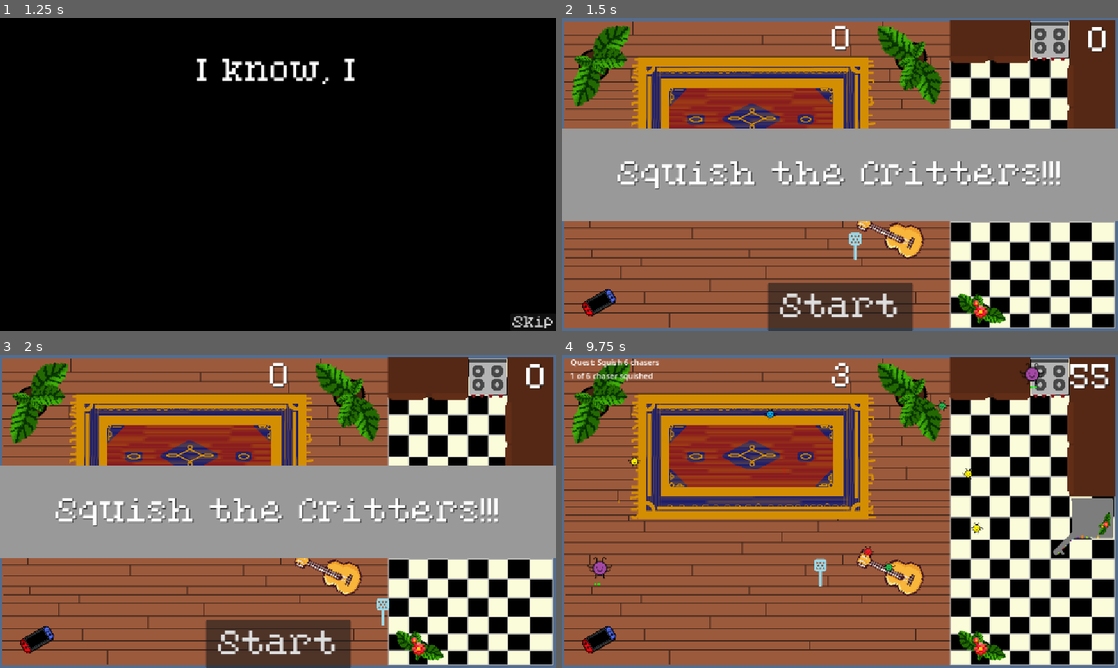
Above: before the commit, frames 1-4 (two rows, left to right).
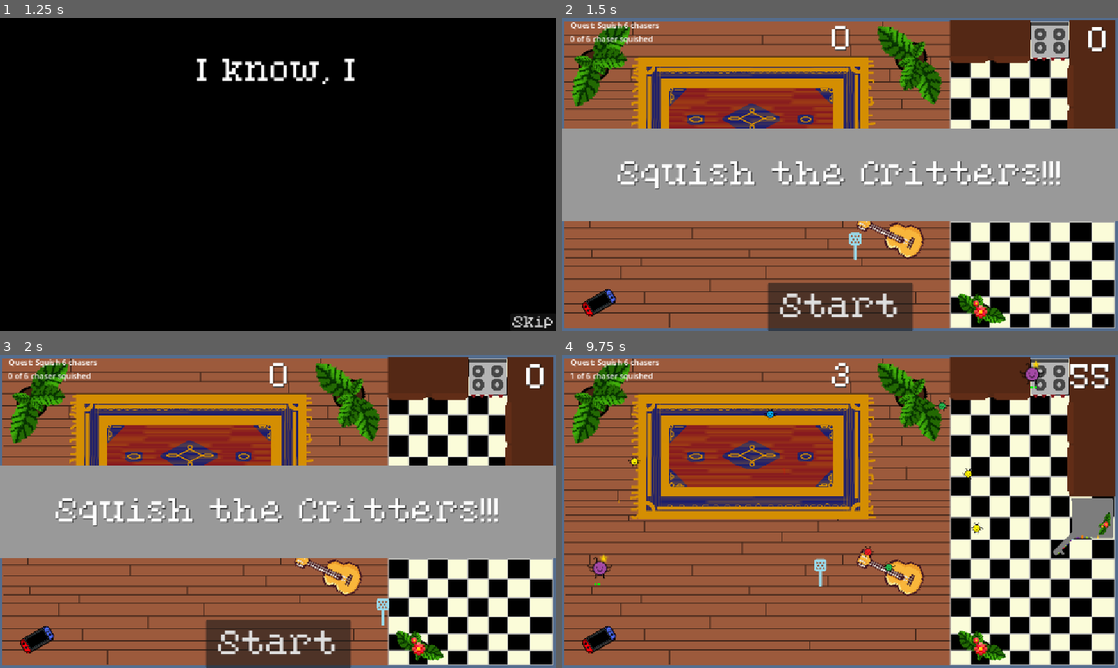
Above: after the commit, the same moments.

Repository: Evenwood/godotgamejame84
Game: Godot game, scene res://gui/title.tscn
Two runs of this game, one before a commit and one after it. Both use one fixed random seed, a clock stepped at 60 frames per second and the inputs below.
Inputs (mouse positions are in pixels of both pictures, inside the frame that each line leads up to):
- Up to frame 1 (1.25 s): click "Start" at 0.5 s
- Up to frame 2 (1.5 s): click "Skip" at 1.25 s
- Up to frame 3 (2 s): no input
- Up to frame 4 (9.75 s): click "Start" at 2 s; tap Enter at 2.75 s; move the mouse to (962, 495) at 2.77 s; right-click (962, 495) at 2.85 s; move the mouse to (728, 527) at 3.52 s; right-click (728, 527) at 3.6 s; move the mouse to (895, 442) at 4.27 s; click (895, 442) at 4.35 s; right-click (895, 442) at 4.55 s; move the mouse to (812, 574) at 5.02 s; right-click (812, 574) at 5.1 s; move the mouse to (1006, 558) at 5.77 s; right-click (1006, 558) at 5.85 s; move the mouse to (673, 464) at 6.52 s; click (673, 464) at 6.6 s; right-click (673, 464) at 6.8 s; move the mouse to (867, 511) at 7.27 s; right-click (867, 511) at 7.35 s; move the mouse to (756, 433) at 8.02 s; right-click (756, 433) at 8.1 s; move the mouse to (962, 495) at 8.77 s; click (962, 495) at 8.85 s; right-click (962, 495) at 9.05 s; move the mouse to (728, 527) at 9.52 s; right-click (728, 527) at 9.6 s

Frame 1 is identical in both runs. In frame 2, 0.4% of the frame differs, in the area x 1-18%, y 1-9%; in frame 3, 0.4%; in frame 4, less than 0.1%.

Commit message:
Added a quest marker
Added quest marker for critter type

Diff:
--- a/gamejam84/critter/critter.gd
+++ b/gamejam84/critter/critter.gd
@@ -16,6 +16,8 @@
 
 # Behavior handler - all movement is delegated to this
 var behavior_handler
+
+@onready var quest_marker: Label = null
 
 func _ready() -> void:
 	add_to_group("critters")
@@ -196,3 +198,40 @@
 
 	get_tree().create_timer(0.5).timeout.connect(func(): piece.queue_free())
 	return piece
+
+func set_quest_marker(show_marker: bool, symbol: String = "★", color: Color = Color.GOLD):
+	if show_marker:
+		_remove_quest_marker()  # Remove any existing marker
+		quest_marker = Label.new()
+		quest_marker.text = symbol  # Could be "★", "!", "?", "♦", etc.
+		quest_marker.modulate = color
+		quest_marker.add_theme_font_size_override("font_size", 12)
+		var critter_size = get_critter_size()
+		# Position marker above the critter (centered horizontally, above vertically)
+		#quest_marker.position = Vector2(-12, -critter_size.y/2 - 15)
+		quest_marker.position = Vector2(-critter_size.x/2, -critter_size.y)
+		quest_marker.z_index = 10
+		add_child(quest_marker)
+	else:
+		_remove_quest_marker()
+
+func get_critter_size() -> Vector2:
+	var animated_sprite = $AnimatedSprite2D
+	if not animated_sprite:
+		return Vector2.ZERO
+	# Get current frame texture size (most accurate)
+	var current_texture = animated_sprite.sprite_frames.get_frame_texture(\
+		animated_sprite.animation, animated_sprite.frame)
+	if current_texture:
+		return current_texture.get_size() * animated_sprite.scale
+	# Fallback
+	return Vector2(32, 32) * animated_sprite.scale
+
+func _remove_quest_marker():
+	if quest_marker and is_instance_valid(quest_marker):
+		quest_marker.queue_free()
+		quest_marker = null
+
+# Call this in your critter's _exit_tree to clean up
+func _exit_tree():
+	_remove_quest_marker()
--- a/gamejam84/hud.gd
+++ b/gamejam84/hud.gd
@@ -43,5 +43,4 @@
 func show_quest_completed(bonus_points: int):
 	# Show a temporary completion message
 	var completion_text = "Quest Complete! +" + str(bonus_points) + " points"
-	# You could create a temporary label or use your existing message system
 	show_message(completion_text)
--- a/gamejam84/main.gd
+++ b/gamejam84/main.gd
@@ -49,7 +49,7 @@
 	squish_sound = preload("res://art/squishwet.mp3")
 	pop_sound = preload("res://art/squish-pop-256410.mp3")
 	audio_player.stream = squish_sound
-	#create_new_quest()
+	create_new_quest()
 
 # Called every frame. 'delta' is the elapsed time since the previous frame.
 func _process(delta: float) -> void:
@@ -71,7 +71,7 @@
 	player.reset_player()
 	$PowerUpSpawner.reset_spawner()
 	$MobTimer.wait_time = Core.MOB_SPAWN_RATE
-	create_new_quest()
+	#create_new_quest()
 	reset_game_state()
 
 func reset_game_state() -> void:
@@ -121,6 +121,11 @@
 	# Add the critter to the scene before setting it up.
 	add_child(critter)
 	critter.setup(critter_type, mob_spawn_location.position, directionRadians)
+	# Add quest marker if it's the quest target
+	if current_quest and not current_quest.is_completed:
+		if critter_type == current_quest.critter_type_to_squish:
+			critter.set_quest_marker(true, "★", Color.GOLD)
+
 
 func freeze_critters() -> void:
 	var critters = get_tree().get_nodes_in_group("critters")
@@ -358,4 +363,15 @@
 	# Update HUD to show quest
 	$HUD.update_quest_display(\
 		current_quest.get_objective(), current_quest.get_progress())
+
+	_update_critter_markers()
 	print("New Quest: ", current_quest.get_objective())
+
+func _update_critter_markers():
+	var critters = get_tree().get_nodes_in_group("critters")
+	for critter in critters:
+		if current_quest and not current_quest.is_completed:
+			if critter.critter_type == current_quest.critter_type_to_squish:
+				critter.set_quest_marker(true, "★", Color.GOLD)
+			else:
+				critter.set_quest_marker(false)
Not shown: 1 places in gamejam84/hud.tscn that only renumber resources
